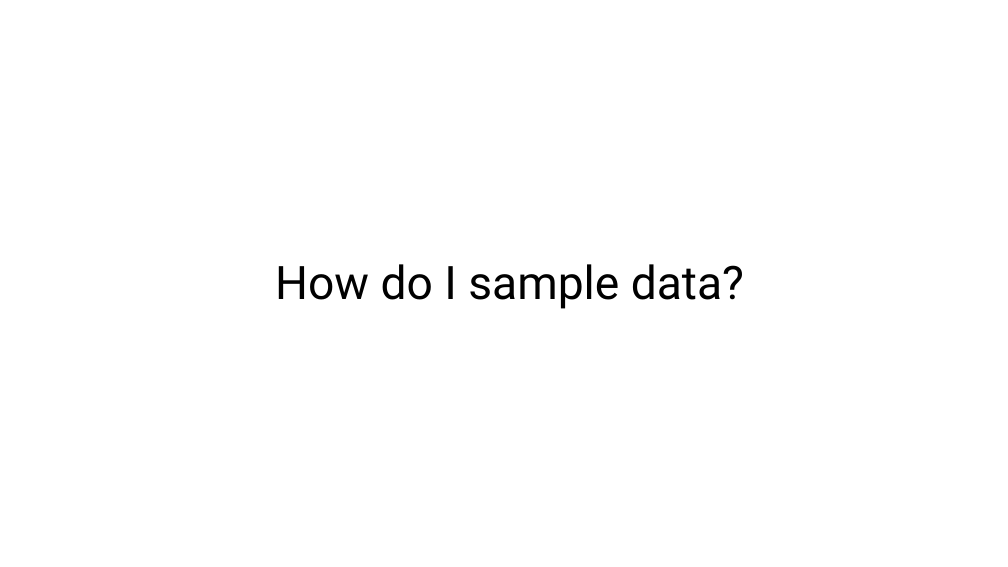
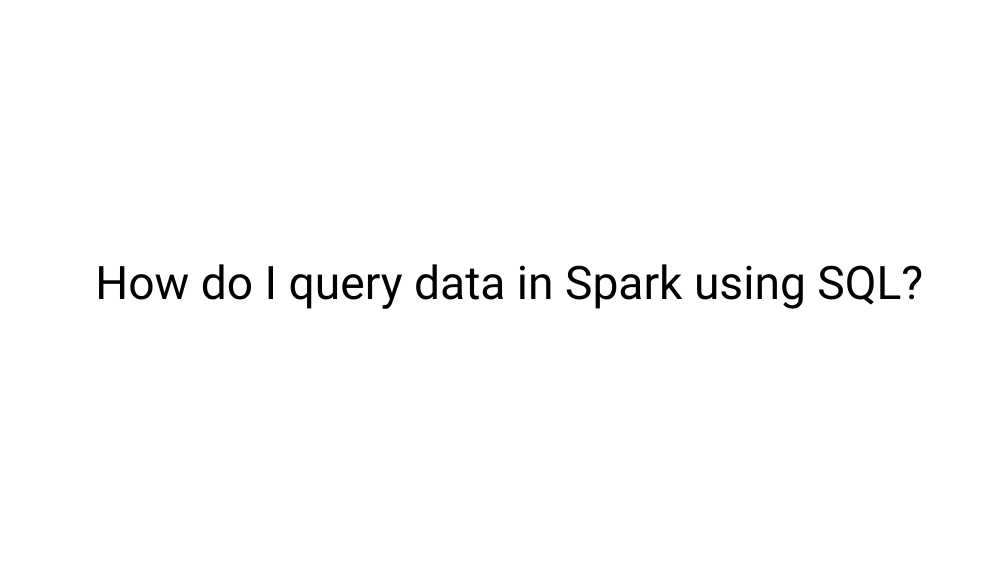
Before and after one commit to ccgcyber/Predictive-Analytics-with-Spark-in-HDInsight, a slide deck: slide 23 of PPT/Module 1.pptx (slide 20 before the commit). Drawn at 1008x567 pixels with LibreOffice and Linux fonts; fonts in the diff are those of the drawing. Boxes give left, top, right and bottom in pixels: in the first picture for what was removed or moved away, otherwise in the second. Text is boxed around its words. In the diff, an @@ line names an element or a change of style, - is before the commit and + after.

```diff
--- a/PPT/Module 1.pptx
+++ b/PPT/Module 1.pptx
@@ title at bbox=[95, 264, 923, 309]: text changed @@
-How do I sample data?
+How do I query data in Spark using SQL?
```
Also in this commit, not shown: 7 other slides changed, 23 slides added, 26 slides removed, 6 other files.
